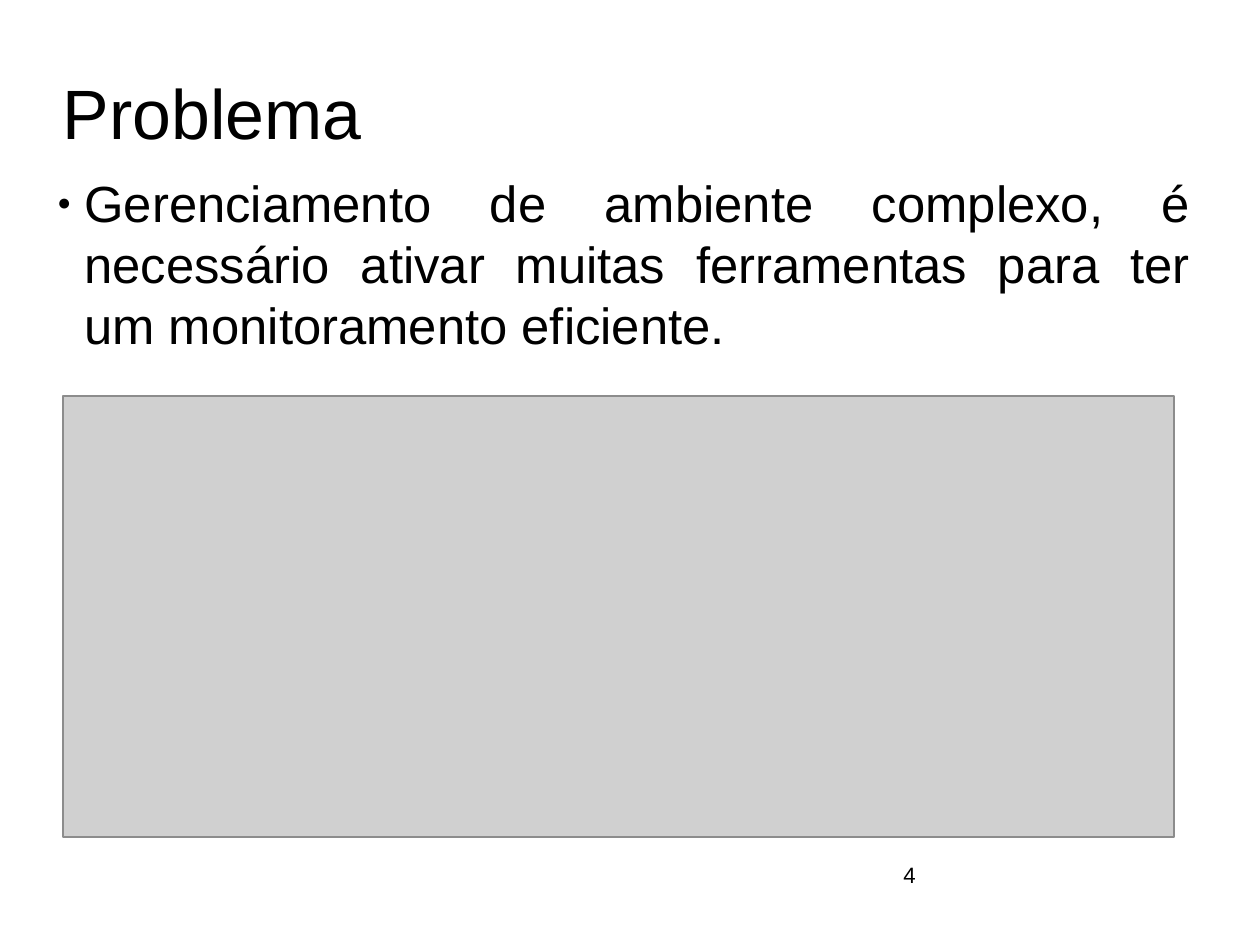
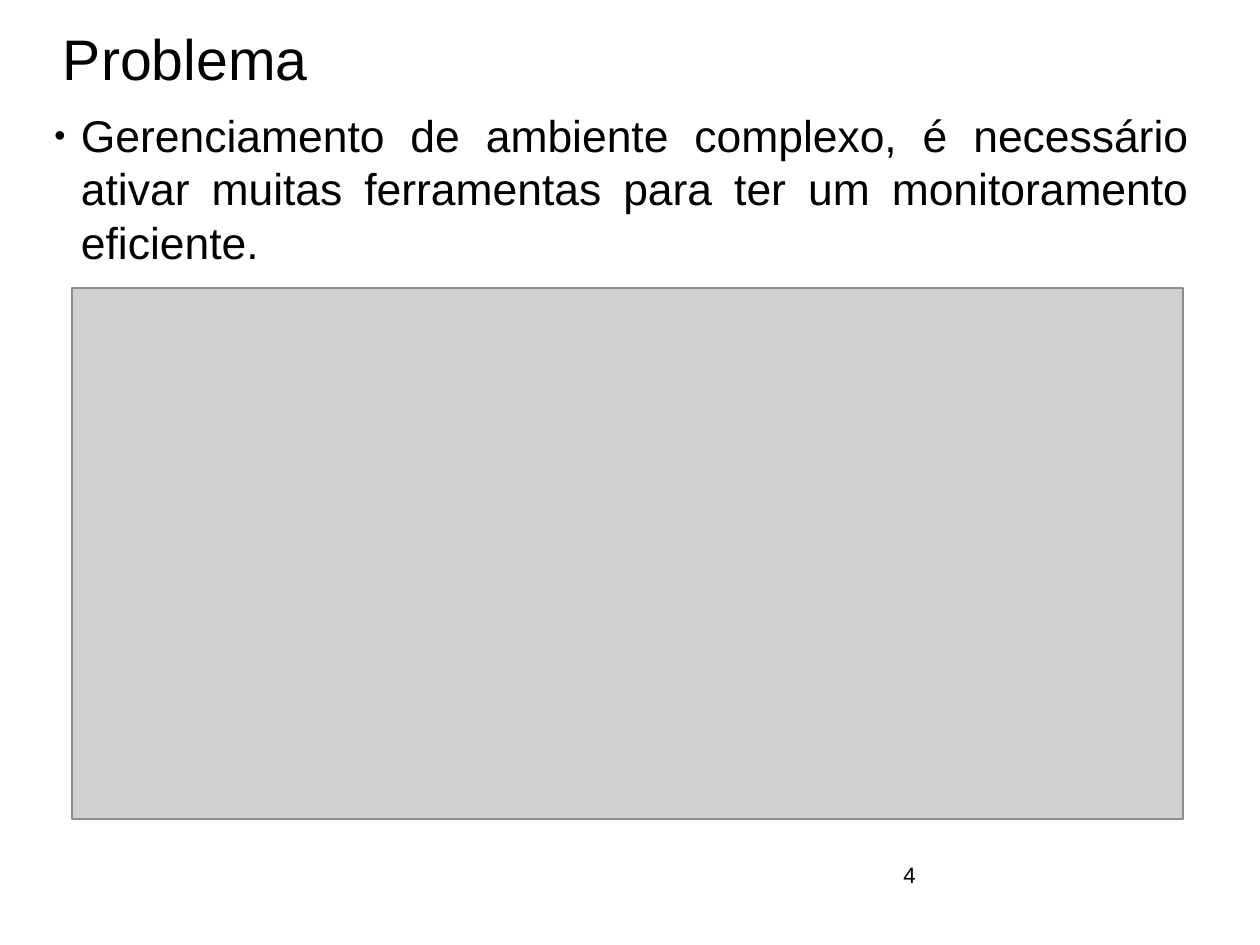
Before and after one commit to ftomasini/smdb, a slide deck: slide 4 of Documentos/FTOMASINI/FINAL/APRESENTACAO.odp. Drawn at 1260x945 pixels with LibreOffice and Linux fonts; fonts in the diff are those of the drawing; grey boxes stand for pictures; background and template pictures are left out. Boxes give left, top, right and bottom in pixels: in the first picture for what was removed or moved away, otherwise in the second. Text is boxed around its words. In the diff, an @@ line names an element or a change of style, - is before the commit and + after.

```diff
--- a/Documentos/FTOMASINI/FINAL/APRESENTACAO.odp
+++ b/Documentos/FTOMASINI/FINAL/APRESENTACAO.odp
@@ title "Problema": place and size @@
-title "Problema" at bbox=[63, 88, 362, 140]
+title "Problema" at bbox=[63, 38, 307, 81]
@@ title "Problema" at bbox=[63, 38, 307, 81]: size 44 to 36 pt @@
@@ subtitle "Gerenciamento de ambiente complexo, é ...": place and size @@
-subtitle "Gerenciamento de ambiente complexo, é ..." at bbox=[84, 184, 1190, 345]
+subtitle "Gerenciamento de ambiente complexo, é ..." at bbox=[81, 119, 1188, 260]
@@ subtitle "Gerenciamento de ambiente complexo, é ..." at bbox=[81, 119, 1188, 260]: size 32 to 28 pt @@
@@ picture: place and size @@
-picture at bbox=[63, 396, 1174, 837]
+picture at bbox=[72, 288, 1183, 820]
```
Also in this commit, not shown: 12 other slides changed, 12 slides added, 12 slides removed, 3 other files.
